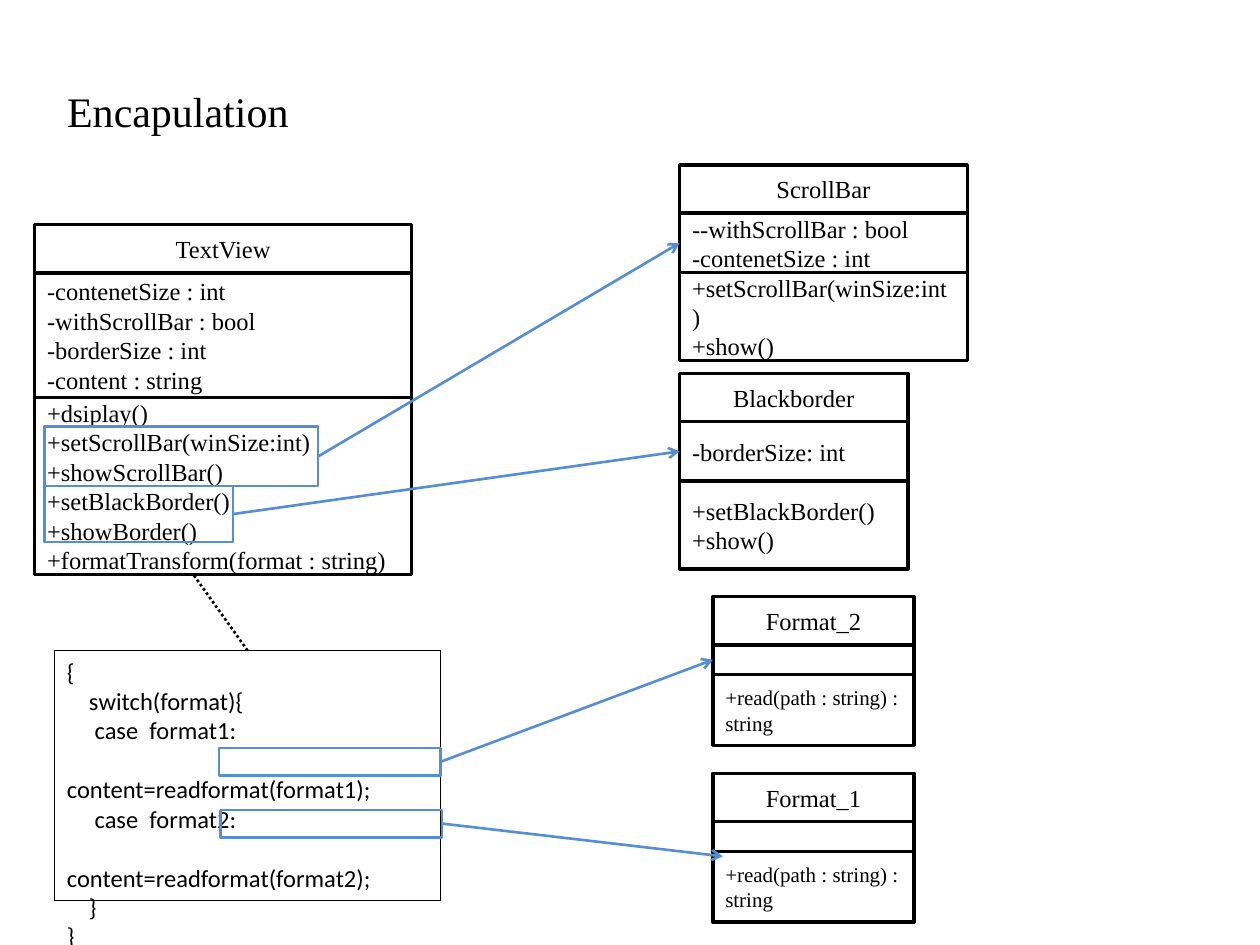
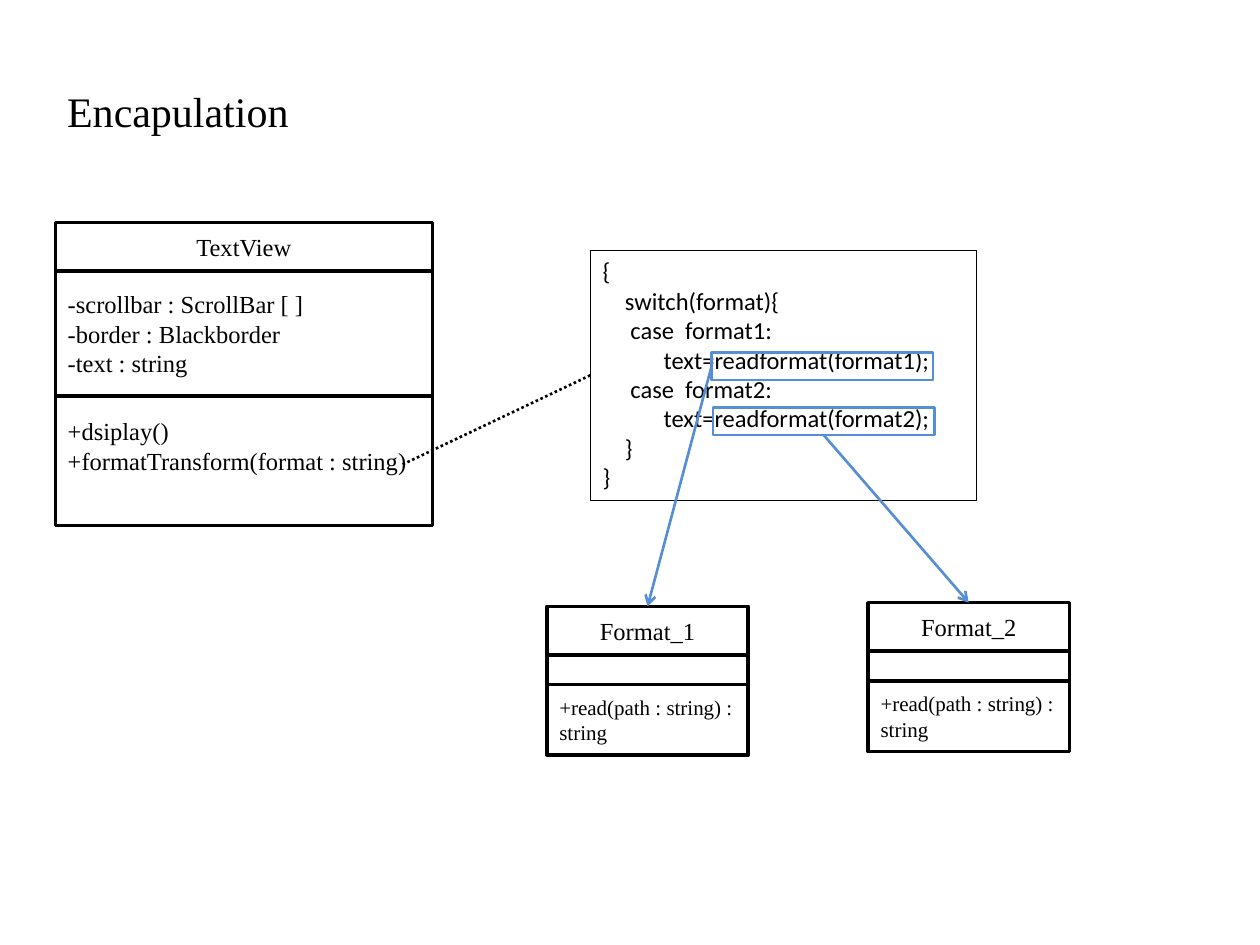
Before and after one commit to 2014-sed-team3/term-project, a slide deck: slide 6 of homework/hw9/9-1/SED-Hw9_1.pptx. Drawn at 1260x945 pixels with LibreOffice and Linux fonts; fonts in the diff are those of the drawing. Boxes give left, top, right and bottom in pixels: in the first picture for what was removed or moved away, otherwise in the second. Text is boxed around its words. In the diff, an @@ line names an element or a change of style, - is before the commit and + after.

```diff
--- a/homework/hw9/9-1/SED-Hw9_1.pptx
+++ b/homework/hw9/9-1/SED-Hw9_1.pptx
@@ rectangle removed at (x1=679, y1=165, x2=966, y2=213) @@
-ScrollBar
@@ rectangle "TextView" moved from (x1=35, y1=224, x2=412, y2=272) to (x1=55, y1=223, x2=432, y2=271) @@
@@ rectangle removed at (x1=679, y1=213, x2=966, y2=272) @@
---withScrollBar : bool
--contenetSize : int
@@ arrow removed from (318, 456) to (679, 243) @@
@@ rectangle "{" moved from (x1=54, y1=650, x2=440, y2=901) to (x1=591, y1=251, x2=976, y2=501) @@
@@ rectangle removed at (x1=35, y1=273, x2=412, y2=398) @@
--contenetSize : int
--withScrollBar : bool
--borderSize : int
--content : string
@@ rectangle added at (x1=55, y1=271, x2=432, y2=396), outline #000000 2 pt, 14 pt, text #000000 @@
+-scrollbar : ScrollBar [ ]
+-border : Blackborder
+-text : string
@@ rectangle removed at (x1=679, y1=272, x2=966, y2=360) @@
-+setScrollBar(winSize:int)
-+show()
@@ text in rectangle at (x1=664, y1=351, x2=929, y2=375): text changed @@
-content=readformat(format1);
+text=readformat(format1);
@@ rectangle moved from (x1=219, y1=748, x2=441, y2=776) to (x1=712, y1=353, x2=934, y2=381) @@
@@ line moved from (247, 650) - (194, 575) to (591, 375) - (402, 465) @@
@@ arrow moved from (441, 762) - (713, 660) to (712, 367) - (648, 606) @@
@@ rectangle removed at (x1=679, y1=373, x2=907, y2=421) @@
-Blackborder
@@ rectangle "+dsiplay()" resized from (x1=35, y1=397, x2=412, y2=575) to (x1=55, y1=396, x2=432, y2=525) @@
@@ text in rectangle at (x1=664, y1=408, x2=929, y2=434): text changed @@
-content=readformat(format2);
+text=readformat(format2);
@@ rectangle moved from (x1=220, y1=810, x2=442, y2=838) to (x1=713, y1=407, x2=935, y2=435) @@
@@ rectangle removed at (x1=44, y1=427, x2=318, y2=486) @@
@@ text in rectangle at (x1=47, y1=434, x2=310, y2=545): paragraphs removed @@
-+setScrollBar(winSize:int)
-+showScrollBar()
-+setBlackBorder()
-+showBorder()
@@ rectangle removed at (x1=679, y1=422, x2=907, y2=481) @@
--borderSize: int
@@ arrow moved from (442, 824) - (723, 857) to (824, 435) - (969, 602) @@
@@ arrow removed from (233, 514) to (679, 451) @@
@@ rectangle removed at (x1=44, y1=486, x2=233, y2=542) @@
@@ rectangle removed at (x1=679, y1=481, x2=907, y2=570) @@
-+setBlackBorder()
-+show()
@@ rectangle "Format_1" moved from (x1=713, y1=774, x2=915, y2=822) to (x1=547, y1=606, x2=748, y2=654) @@
@@ rectangle moved from (x1=713, y1=822, x2=915, y2=852) to (x1=547, y1=655, x2=748, y2=685) @@
@@ 3 rectangles moved together from (x1=713, y1=596, x2=915, y2=745) to (x1=868, y1=602, x2=1070, y2=751) @@
@@ rectangle "+read(path : string) : string" moved from (x1=713, y1=852, x2=915, y2=922) to (x1=547, y1=684, x2=748, y2=755) @@
```
Also in this commit, not shown: 5 other slides changed, 1 slide added, 1 slide removed.
